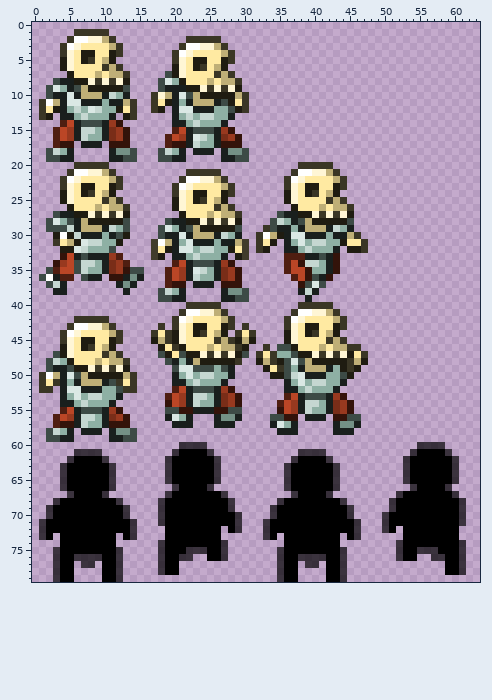
File history of a sprite sheet, media/dokuro.png. The first picture shows the starting point.
The file is 64x80 pixels.
The same view after the edit:
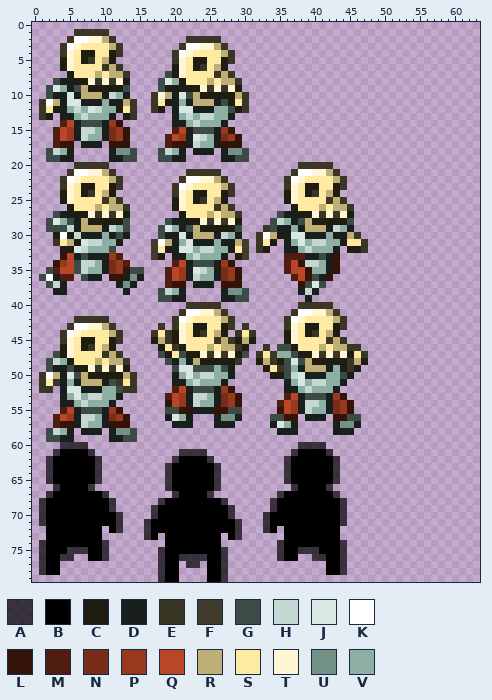
Palette (. is transparent): A #000000b2  B #000000  C #1f1c11  D #191f1d  E #3a3625  F #413c2b  G #3d4b46  H #c5d7d1  J #dae8e4  K #ffffff  L #33130a  M #4f1e11  N #792d18  P #98391f  Q #bb4626  R #bfaf77  S #ffeaa2  T #fff6d5  U #749186  V #8eb0a4
Diff:
There is now colour A in row 60 at x 4 to 7 and 38 to 41; in row 61 at x 3, 37 and 42; in row 62 at x 2, 36 and 43; in rows 63 to 65 at x 2; in row 66 at x 3, 19 and 26; in row 67 at x 2, 35 and 43.
There is now colour A in row 68 at x 1 and 34; in row 69 at x 1 and 17; in row 70 at x 1, 17 and 33; in rows 71 to 72 at x 16; in row 73 at x 16 and 29; in row 74 at x 1, 35 and 44.
There is now colour A in row 75 at x 1; in row 76 at x 1 and 23 to 24; in row 77 at x 1, 22 to 23 and 27; in row 78 at x 1 and 27; in row 79 at x 18 and 27.
The edit turns colour B into colour A in row 61 at x 21 to 24; in row 62 at x 9, 20 and 25; in rows 63 to 65 at x 9; in row 66 at x 8, 37 and 42; in row 67 at x 20 and 25; in row 68 at x 11 and 27.
The edit turns colour B into colour A in row 69 at x 11 and 44; in row 70 at x 12, 28 and 44; in row 71 at x 12 and 44; in row 72 at x 12; in row 74 at x 10; in row 75 at x 5 to 7, 10 and 38 to 40.
The edit turns colour B into colour A in row 76 at x 4 to 5 and 10.
There is now colour B in row 61 at x 4 to 5; in row 62 at x 3 to 4; in rows 63 to 65 at x 3; in row 67 at x 3 to 4 and 36; in row 68 at x 2; in row 71 at x 17.
There is now colour B in row 72 at x 17 to 18 and 27; in row 73 at x 3, 17 and 28; in row 74 at x 2 to 3; in rows 75 to 76 at x 2; in rows 77 to 78 at x 2 and 25 to 26; in row 79 at x 19 to 20 and 25 to 26.
The edit turns colour A into colour B in row 61 at x 6 to 7 and 38 to 41; in row 62 at x 5, 37 and 42; in rows 63 to 65 at x 4; in row 66 at x 4, 20 and 25; in row 67 at x 5, 37 and 42; in row 68 at x 3 and 35.
The edit turns colour A into colour B in row 69 at x 2 and 18; in row 70 at x 2, 18 and 34; in row 71 at x 18; in row 75 at x 3 and 22 to 24; in row 76 at x 3 and 8 to 9; in rows 77 to 78 at x 3.
The author cleared colour A in row 60 at x 21 to 24 and 55 to 58; in row 61 at x 9, 20, 25, 54 and 59; in row 62 at x 10, 19, 26, 53 and 60; in rows 63 to 65 at x 11, 53 and 60; in row 66 at x 11, 36, 43, 54 and 59; in row 67 at x 19, 27, 52 and 60.
The author cleared colour A in row 68 at x 12, 28, 51 and 61; in row 69 at x 13, 45, 51 and 61; in row 70 at x 13, 29, 45, 50 and 61; in row 71 at x 14, 46, 50 and 61; in row 72 at x 1, 14, 46 and 50; in row 73 at x 1, 14, 33 and 46.
The author cleared colour A in row 74 at x 18, 27, 52 and 61; in row 75 at x 12, 52, 55 to 57 and 61; in row 76 at x 6 to 7, 12, 38 to 39, 52, 57 to 58 and 61; in row 77 at x 7 to 8, 12, 35, 39 to 40 and 61; in row 78 at x 12, 35 and 61; in row 79 at x 3, 12, 35 and 44.
The author cleared colour B in row 61 at x 55 to 58; in row 62 at x 54 to 59; in rows 63 to 65 at x 10 and 54 to 59; in row 66 at x 9 to 10 and 55 to 58; in row 67 at x 26 and 53 to 59; in row 68 at x 52 to 60.
The author cleared colour B in row 69 at x 12 and 52 to 60; in row 70 at x 51 to 60; in row 71 at x 13, 45 and 51 to 60; in row 72 at x 10, 13, 35, 44 to 45, 51 and 53 to 60; in row 73 at x 10 to 11, 13, 34, 45 and 53 to 60; in row 74 at x 11 and 53 to 60.
The author cleared colour B in row 75 at x 11, 53 to 54 and 58 to 60; in row 76 at x 11, 53 to 54 and 59 to 60; in rows 77 to 78 at x 4 to 5, 10 to 11, 36 to 37 and 59 to 60; in row 79 at x 4 to 5, 10 to 11, 36 to 37 and 42 to 43.
